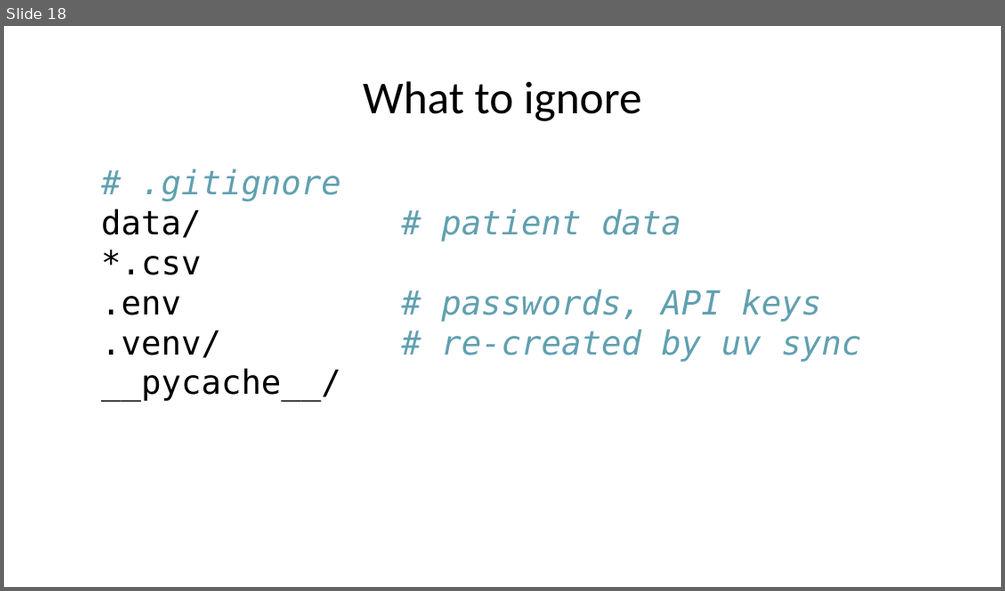
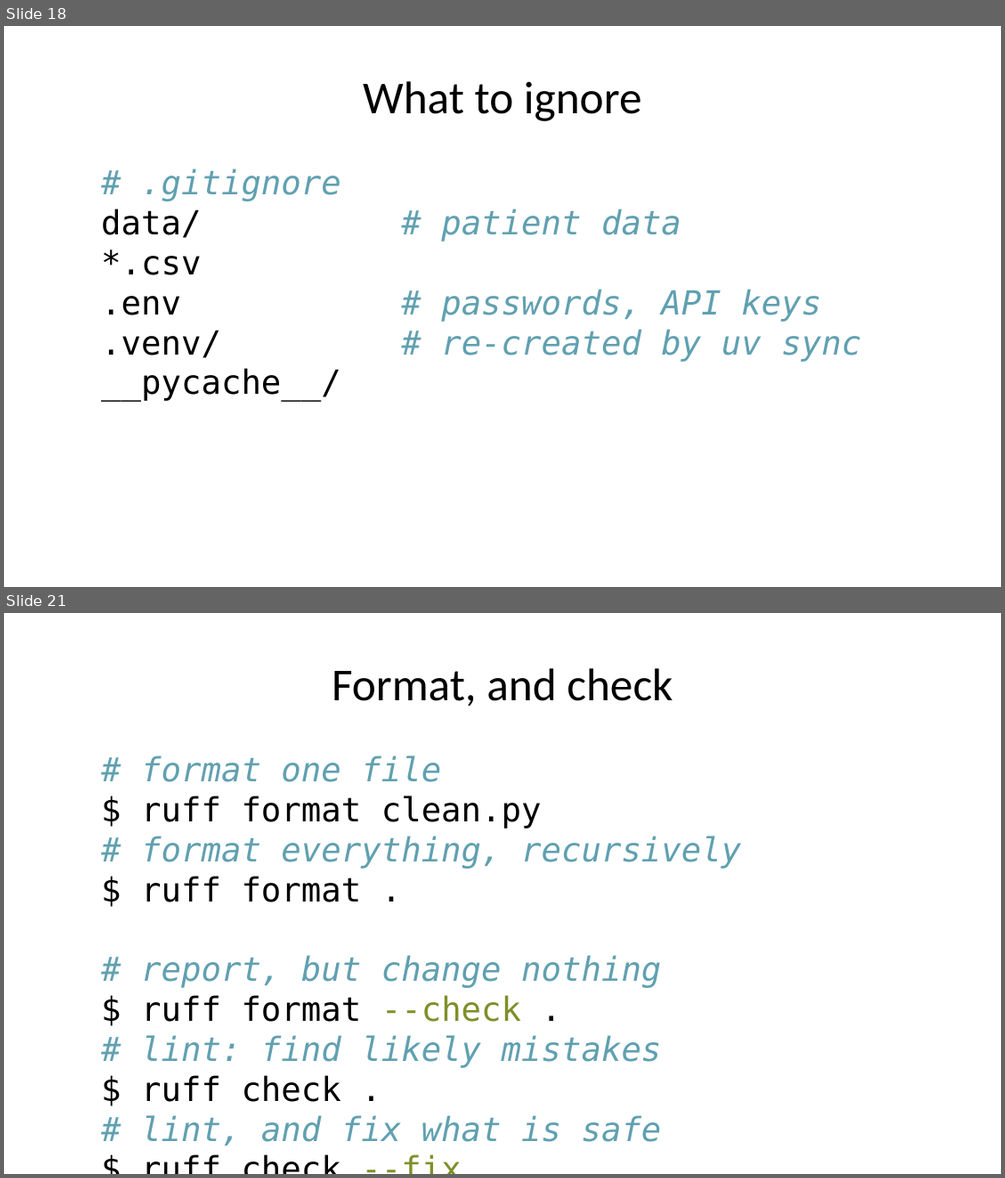
Before and after one commit to MICS-Lab/MS_SanteNum2026, a slide deck: Programming01/Session03/slides.pptx. Shown one above the other, each under a label of ours: slide 18 before the commit, slides 18 and 21 after it; the slides between them are not shown. The pictures are 1005x591 and 1005x1178 pixels, drawn with LibreOffice and Linux fonts; fonts in the diff are those of the drawing. Boxes give left, top, right and bottom in pixels: in the first picture for what was removed or moved away, otherwise in the second. Text is boxed around its words. In the diff, an @@ line names an element or a change of style, - is before the commit and + after.

Commit message:
added ruff section and recompiled

```diff
--- a/Programming01/Session03/slides.pptx
+++ b/Programming01/Session03/slides.pptx
@@ slide 21 added at [4, 613, 1001, 1174], background #FFFFFF @@
@@ title added at [332, 668, 672, 706], 33 pt, text #000000 @@
+Format, and check
@@ text added at [141, 755, 741, 1145], 24 pt, text #60A0B0, italic @@
+# format one file
+$ ruff format clean.py
+# format everything, recursively
+$ ruff format .
+# report, but change nothing
+$ ruff format --check .
+# lint: find likely mistakes
+$ ruff check .
+# lint, and fix what is safe
+$ ruff check --fix .
```
Also in this commit, not shown: 4 slides changed, 3 other slides added, 15 other files.
